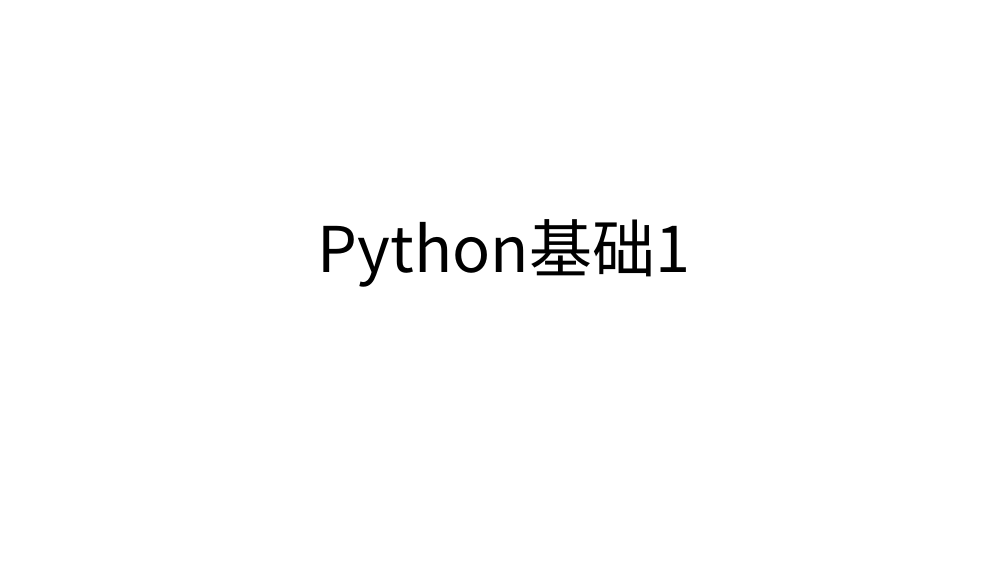
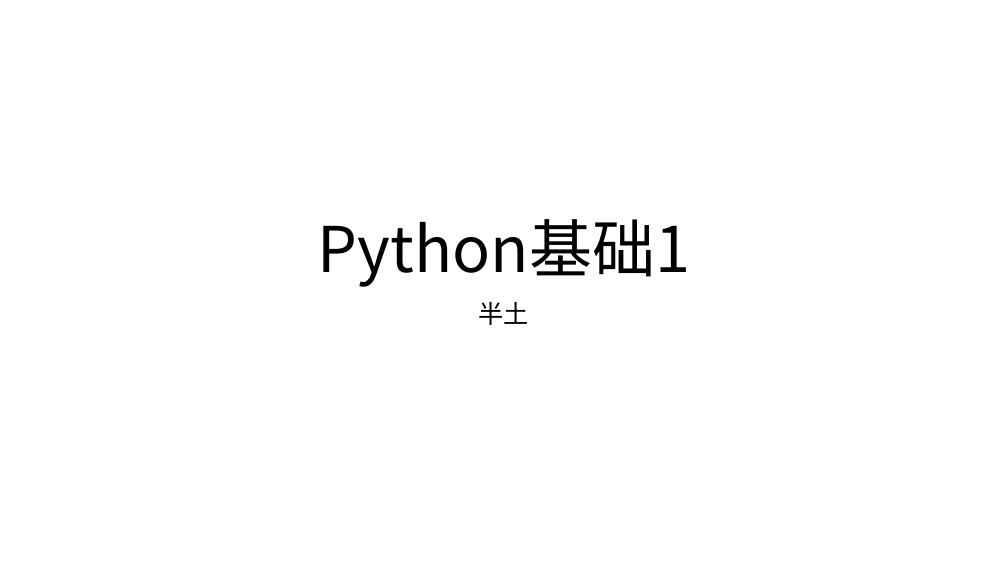
Before and after one commit to kurtchen1988/pythonTec, a slide deck: slide 1 of PPT/Python01.pptx. Drawn at 1008x567 pixels with LibreOffice and Linux fonts; fonts in the diff are those of the drawing. Boxes give left, top, right and bottom in pixels: in the first picture for what was removed or moved away, otherwise in the second. Text is boxed around its words. In the diff, an @@ line names an element or a change of style, - is before the commit and + after.

```diff
--- a/PPT/Python01.pptx
+++ b/PPT/Python01.pptx
@@ subtitle added at (x1=479, y1=301, x2=529, y2=325), 24 pt, text #000000 @@
+半土
```
Also in this commit, not shown: 1 other slide changed, 15 slides added, 3 other files.
